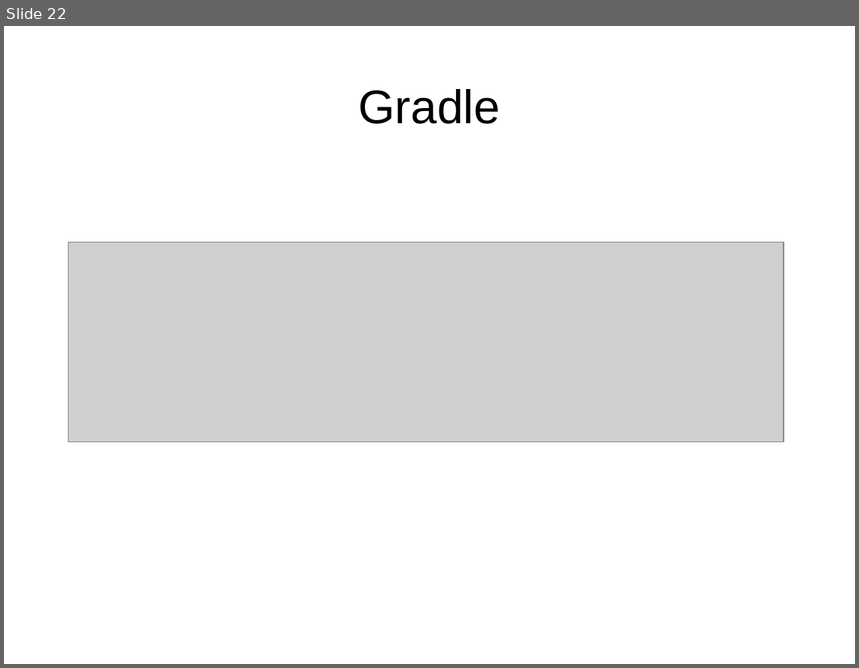
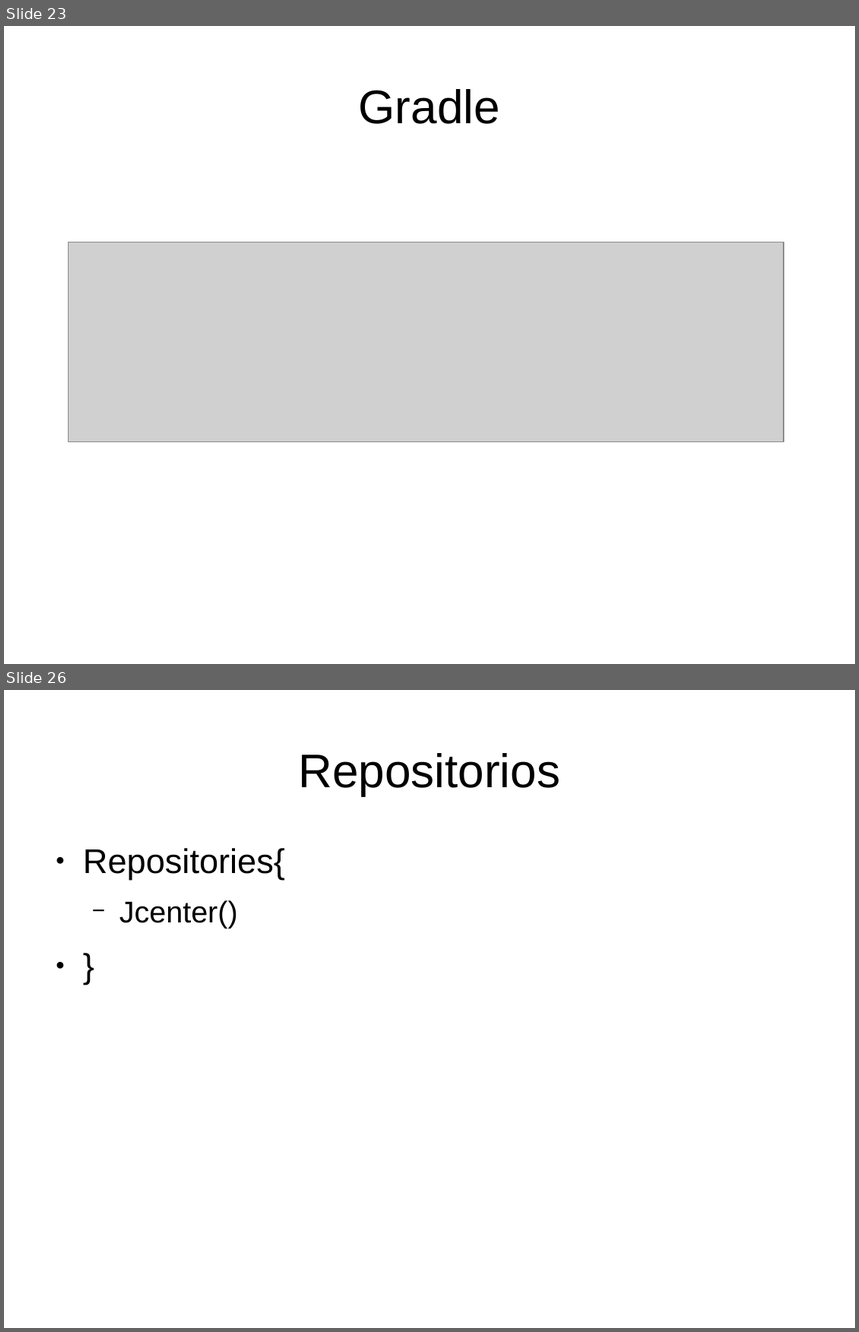
Before and after one commit to Tagle1/repo01, a slide deck: CursoMavenGradle.odp. Shown one above the other, each under a label of ours: slide 22 before the commit, slides 23 and 26 after it; the slides between them are not shown. The pictures are 859x668 and 859x1332 pixels, drawn with LibreOffice and Linux fonts; fonts in the diff are those of the drawing; grey boxes stand for pictures. Boxes give left, top, right and bottom in pixels: in the first picture for what was removed or moved away, otherwise in the second. Text is boxed around its words. In the diff, an @@ line names an element or a change of style, - is before the commit and + after.

```diff
--- a/CursoMavenGradle.odp
+++ b/CursoMavenGradle.odp
@@ slide 26 added at (4, 690, 855, 1328), background #FFFFFF @@
@@ title added at (298, 753, 560, 796), 44 pt, text #000000 @@
+Repositorios
@@ text added at (83, 848, 285, 929), 32 pt, text #000000 @@
+● Repositories{
+  − Jcenter()
+● }
@@ what was slide 22 is now slide 23 @@
```
Also in this commit, not shown: 1 slide changed, 4 other slides added, 2 other files.
